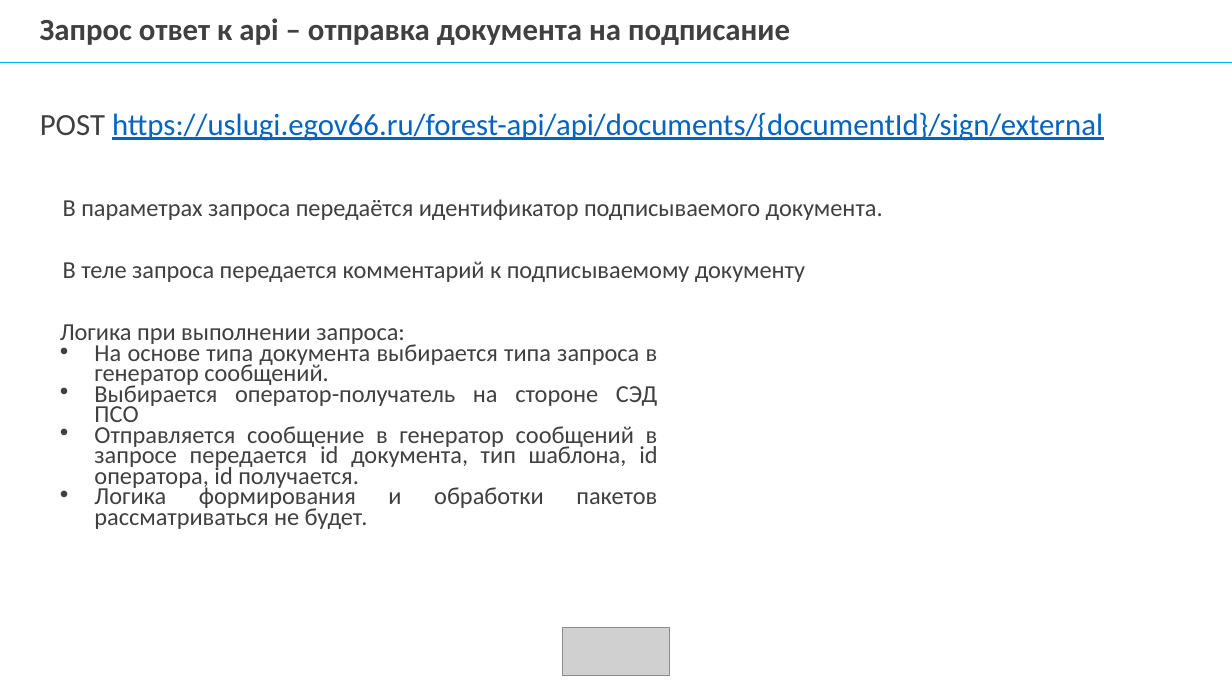
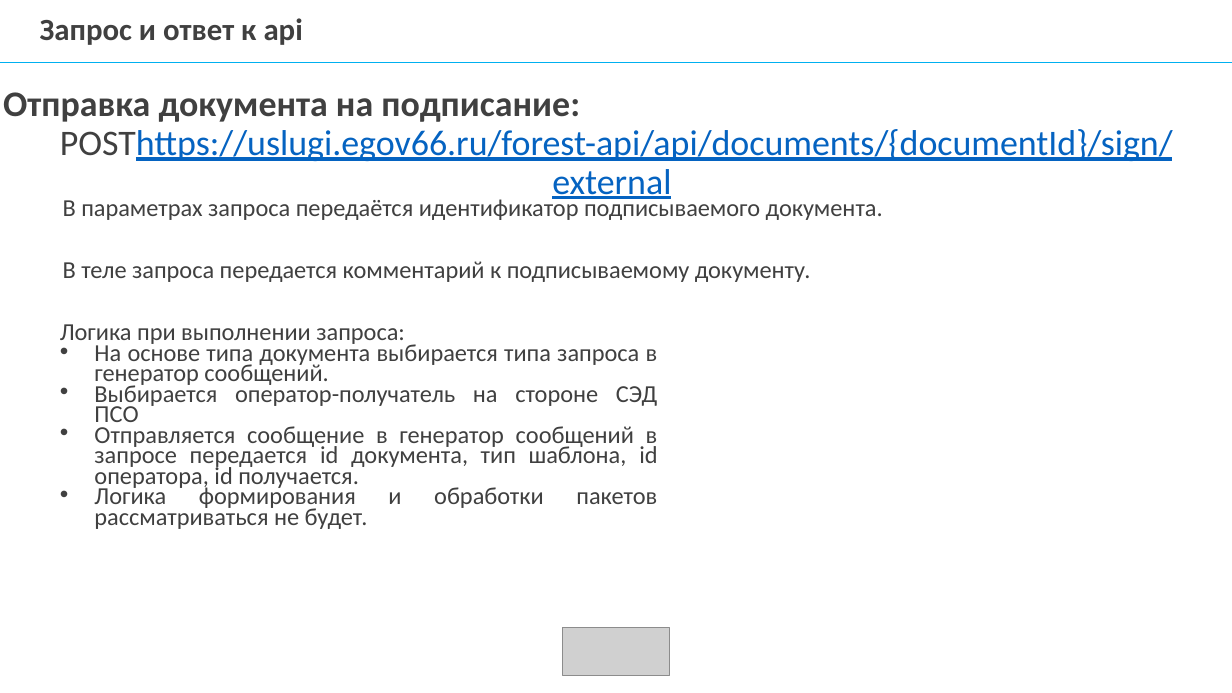
Before and after one commit to mcdodik20008/docs, a slide deck: slide 14 of Презентация диплома.pptx. Drawn at 1232x693 pixels with LibreOffice and Linux fonts; fonts in the diff are those of the drawing; grey boxes stand for pictures; background and template pictures are left out. Boxes give left, top, right and bottom in pixels: in the first picture for what was removed or moved away, otherwise in the second. Text is boxed around its words. In the diff, an @@ line names an element or a change of style, - is before the commit and + after.

```diff
--- a/Презентация диплома.pptx
+++ b/Презентация диплома.pptx
@@ text at [40, 18, 303, 45]: text changed; text colour #404040 to #646464 @@
-Запрос ответ к api – отправка документа на подписание
+Запрос и ответ к api
@@ text at [3, 92, 1173, 199]: text changed; size 24 to 28 pt @@
-POST https://uslugi.egov66.ru/forest-api/api/documents/{documentId}/sign/external
+Отправка документа на подписание:
+POSThttps://uslugi.egov66.ru/forest-api/api/documents/{documentId}/sign/external
@@ text at [63, 197, 883, 220]: text colour #404040 to #646464 in "В параметрах запроса передаётся идентификатор подписываемого ..." @@
@@ text at [63, 261, 811, 282]: text changed; text colour #404040 to #646464 @@
-В теле запроса передается комментарий к подписываемому документу
+В теле запроса передается комментарий к подписываемому документу.
```
Also in this commit, not shown: 17 other slides changed, 2 other files.
